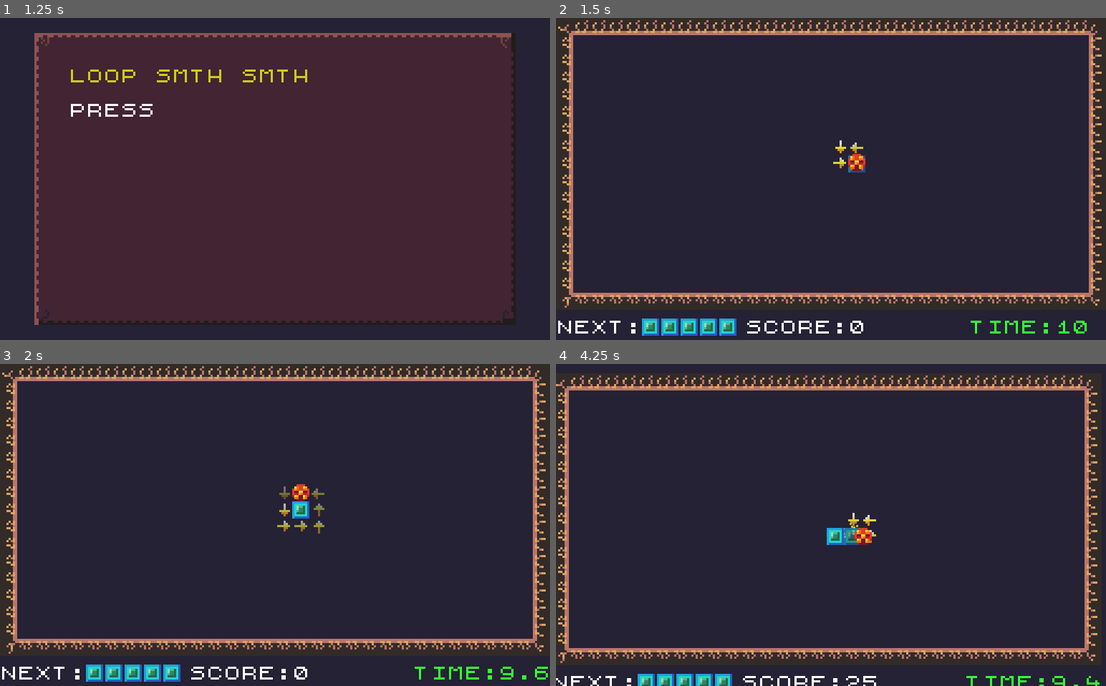
Above: before the commit, frames 1-4 (two rows, left to right).
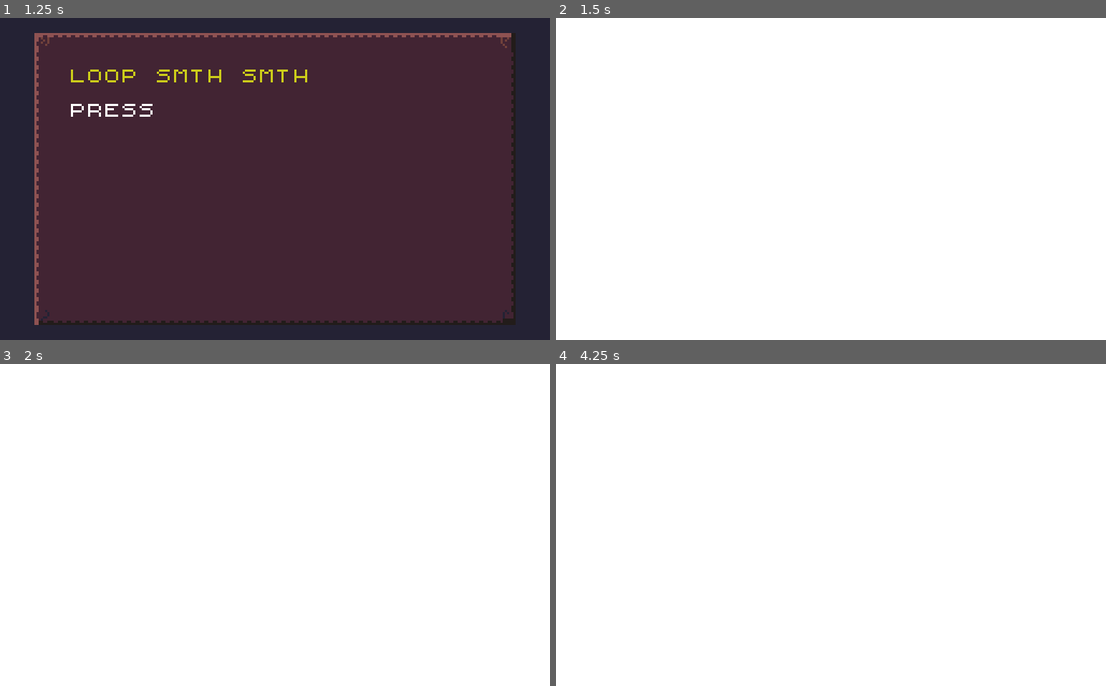
Above: after the commit, the same moments.

Repository: mbrezu/LD47
Game: Godot game, scene res://scenes/main.tscn
Same seed, same stepped clock (60 frames per second), same inputs: the game is played once before the commit and once after it.
Inputs (mouse positions are in pixels of both pictures, inside the frame that each line leads up to):
- Up to frame 1 (1.25 s): move the mouse to (280, 185) at 0.52 s; click (280, 185) at 0.67 s; tap Space (ui_select) at 0.77 s
- Up to frame 2 (1.5 s): tap Enter at 1.25 s; move the mouse to (721, 195) at 1.27 s; click (721, 195) at 1.42 s
- Up to frame 3 (2 s): tap Space (ui_select) at 1.52 s
- Up to frame 4 (4.25 s): move the mouse to (886, 454) at 2.02 s; click (886, 454) at 2.17 s; move the mouse to (803, 589) at 2.77 s; click (803, 589) at 2.92 s; tap Space (ui_select) at 3.02, 3.77 s; move the mouse to (996, 573) at 3.52 s; click (996, 573) at 3.67 s

Frame 1 is identical in both runs. In frame 2, 100% of the frame differs, in the area x 0-100%, y 0-100%; in frame 3, 100%; in frame 4, 100%.

Commit message:
blood vignette

Diff:
--- /dev/null
+++ b/godot/assets/materials/post_process.shader
@@ -0,0 +1,18 @@
+shader_type canvas_item;
+
+uniform float distance_threshold;
+uniform float intensity;
+
+void fragment()
+{
+	vec2 diff = SCREEN_UV - vec2(0.5f, 0.5f);
+	float distance = sqrt(diff.x * diff.x + diff.y * diff.y);
+	vec4 bg = texture(SCREEN_TEXTURE, SCREEN_UV);
+	float avg = (bg.r + bg.g + bg.b) / 3f;
+	if (distance < distance_threshold) {
+		COLOR = bg;
+	} else {
+		float factor = distance - distance_threshold;
+		COLOR = vec4(bg.r * (1f + factor * factor * intensity * 10f), bg.g, bg.b, 1f);
+	}
+}
--- /dev/null
+++ b/godot/assets/materials/post_process.tres
@@ -0,0 +1,8 @@
+[gd_resource type="ShaderMaterial" load_steps=2 format=2]
+
+[ext_resource path="res://assets/materials/post_process.shader" type="Shader" id=1]
+
+[resource]
+shader = ExtResource( 1 )
+shader_param/distance_threshold = null
+shader_param/intensity = null
--- /dev/null
+++ b/godot/scenes/blood_vignette.gd
@@ -0,0 +1,39 @@
+extends ColorRect
+
+var _min
+var _max
+var _value
+var _desired_value
+
+
+var started
+var intensity
+
+
+func _ready():
+	_min = 0.15
+	_max = 0.75
+	_value = _max
+	_desired_value = _min
+	started = false
+
+
+func reset():
+	_value = _max
+	_desired_value = _min
+
+
+func _process(delta):
+	if started:
+		var speed = clamp(5 * intensity, 10, 20)
+		_value = lerp(_value, _desired_value, delta * speed)
+		if abs(_value - _desired_value) < 0.01:
+			if _desired_value == _min:
+				_desired_value = _max
+			else:
+				_desired_value = _min
+		print(_value)
+		get_material().set_shader_param("distance_threshold", _value)
+		get_material().set_shader_param("intensity", intensity)
+	else:
+		get_material().set_shader_param("distance_threshold", 100)
--- /dev/null
+++ b/godot/scenes/blood_vignette.tscn
@@ -0,0 +1,13 @@
+[gd_scene load_steps=3 format=2]
+
+[ext_resource path="res://assets/materials/post_process.tres" type="Material" id=1]
+[ext_resource path="res://scenes/blood_vignette.gd" type="Script" id=2]
+
+[node name="blood_vignette" type="ColorRect"]
+material = ExtResource( 1 )
+margin_right = 256.0
+margin_bottom = 150.0
+script = ExtResource( 2 )
+__meta__ = {
+"_edit_use_anchors_": false
+}
--- a/godot/scenes/game.gd
+++ b/godot/scenes/game.gd
@@ -42,9 +42,20 @@
 		color = Color(0.8, 0.8, 0.2, 255)
 	$time.set_color(color)
 	$time.set_label("TIME:" + str(rounded_time))
+	_handle_blood_vignette(rounded_time)
 	if _old_player_pos.size() > 0:
 		$next_tile_marker.visible = $map.is_free(
 			_old_player_pos[0].row, _old_player_pos[0].column)
+
+
+func _handle_blood_vignette(rounded_time):
+	if _game_over:
+		$blood_vignette.started = false
+	else:
+		if rounded_time < 3 and not $blood_vignette.started:
+			$blood_vignette.reset()
+		$blood_vignette.started = rounded_time < 3
+		$blood_vignette.intensity = 1 + pow(3 - rounded_time, 1.5)
 
 
 func _shake_game(delta):
--- a/godot/scenes/game.tscn
+++ b/godot/scenes/game.tscn
@@ -9,6 +9,7 @@
 [ext_resource path="res://scenes/label.tscn" type="PackedScene" id=7]
 [ext_resource path="res://scenes/particles_player.tscn" type="PackedScene" id=8]
 [ext_resource path="res://scenes/sounds.tscn" type="PackedScene" id=9]
+[ext_resource path="res://scenes/blood_vignette.tscn" type="PackedScene" id=10]
 
 [node name="game" type="Node2D"]
 script = ExtResource( 1 )
@@ -54,5 +55,7 @@
 
 [node name="shake_stop_timer" type="Timer" parent="."]
 one_shot = true
+
+[node name="blood_vignette" parent="." instance=ExtResource( 10 )]
 [connection signal="timeout" from="game_over_timer" to="." method="_on_game_over_timer_timeout"]
 [connection signal="timeout" from="shake_stop_timer" to="." method="_on_shake_stop_timer_timeout"]
Not shown: 1 places in godot/scenes/game.tscn that only renumber resources
